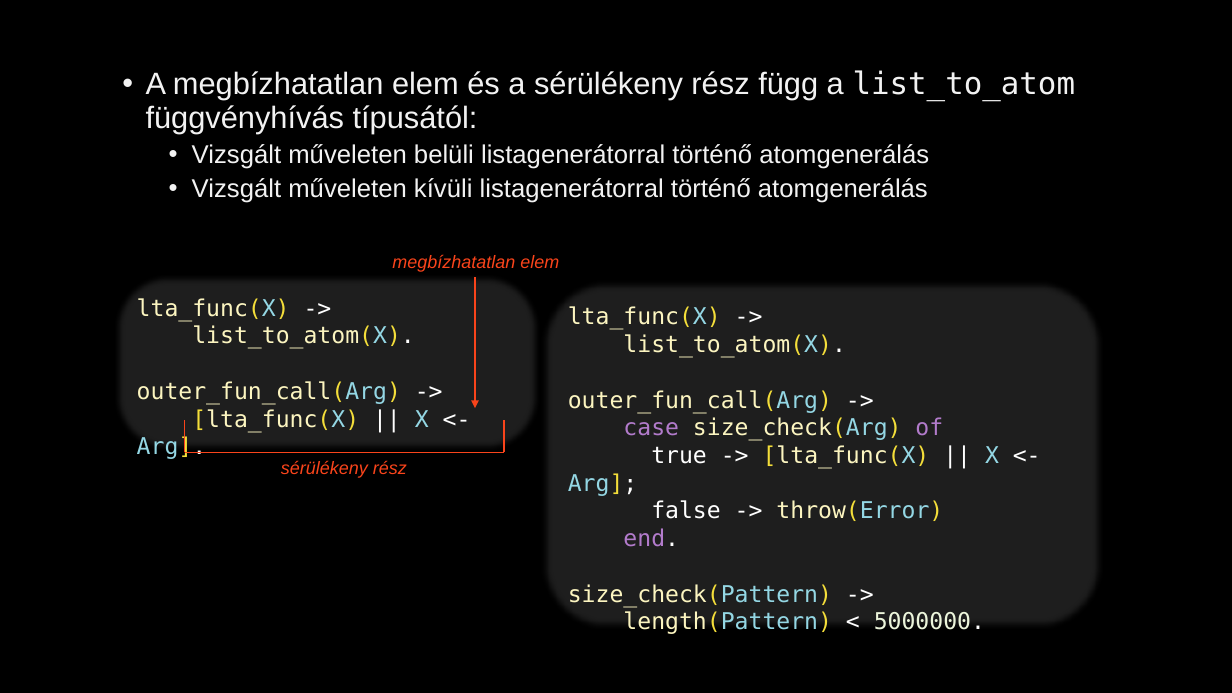
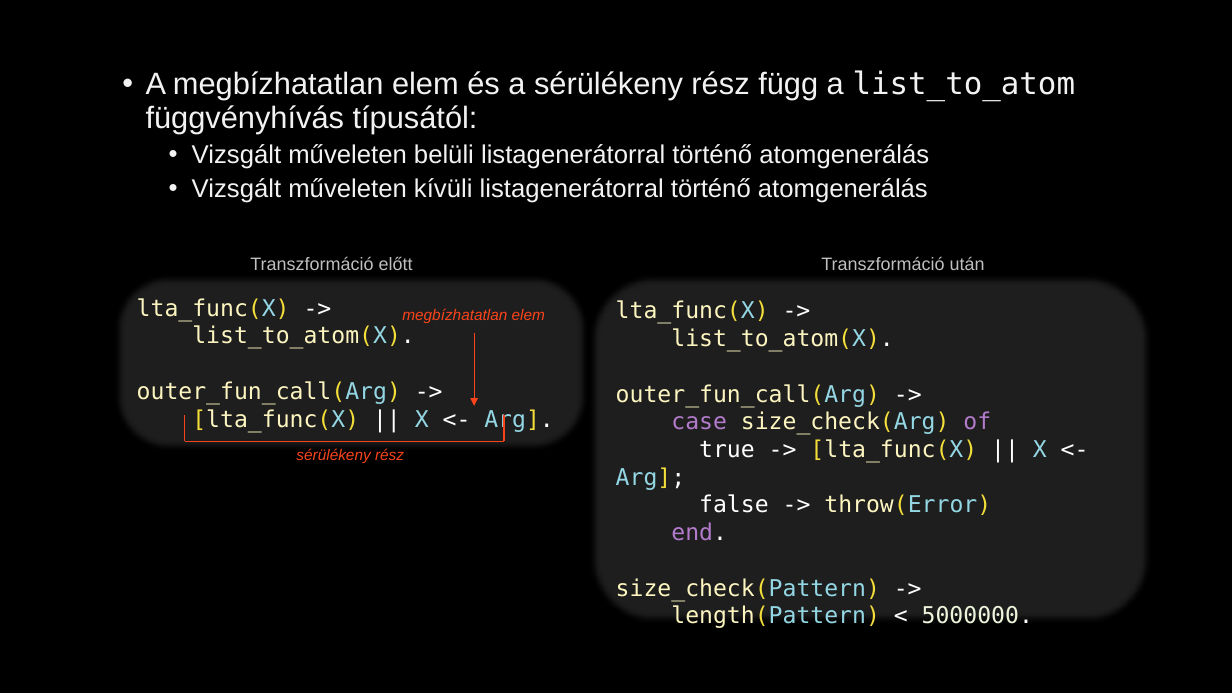
Before and after one commit to juhasznellee/msc_szakdoga, a slide deck: slide 8 of diplomamunka.pptx (slide 7 before the commit). Drawn at 1232x693 pixels with LibreOffice and Linux fonts; fonts in the diff are those of the drawing; background and template pictures are left out. Boxes give left, top, right and bottom in pixels: in the first picture for what was removed or moved away, otherwise in the second. Text is boxed around its words. In the diff, an @@ line names an element or a change of style, - is before the commit and + after.

```diff
--- a/diplomamunka.pptx
+++ b/diplomamunka.pptx
@@ text added at [250,256,413,270], 14 pt, text #BFBFBF @@
+Transzformáció előtt
@@ text added at [821,256,985,270], 14 pt, text #BFBFBF @@
+Transzformáció után
@@ rounded rectangle "lta_func(X) ->": place and size @@
-rounded rectangle "lta_func(X) ->" at [113,274,541,452]
+rounded rectangle "lta_func(X) ->" at [113,274,589,452]
@@ rounded rectangle "lta_func(X) ->": place and size @@
-rounded rectangle "lta_func(X) ->" at [541,279,1104,629]
+rounded rectangle "lta_func(X) ->" at [589,274,1152,624]
@@ text "megbízhatatlan elem" at [402,308,545,323]: size 14 to 12 pt @@
@@ text "megbízhatatlan elem": place and size @@
-text "megbízhatatlan elem" at [392,255,559,272]
+text "megbízhatatlan elem" at [402,308,545,323]
@@ arrow moved from (475, 277) - (475, 409) to (474, 334) - (474, 406) @@
@@ line moved from (185, 453) - (185, 420) to (185, 441) - (185, 415) @@
@@ line moved from (505, 453) - (505, 420) to (505, 441) - (505, 415) @@
@@ line moved from (185, 453) - (505, 453) to (185, 442) - (505, 442) @@
@@ text "sérülékeny rész": place and size @@
-text "sérülékeny rész" at [281,461,407,478]
+text "sérülékeny rész" at [296,448,404,463]
@@ text "sérülékeny rész" at [296,448,404,463]: size 14 to 12 pt @@
```
Also in this commit, not shown: 10 other slides changed, 1 slide added.
